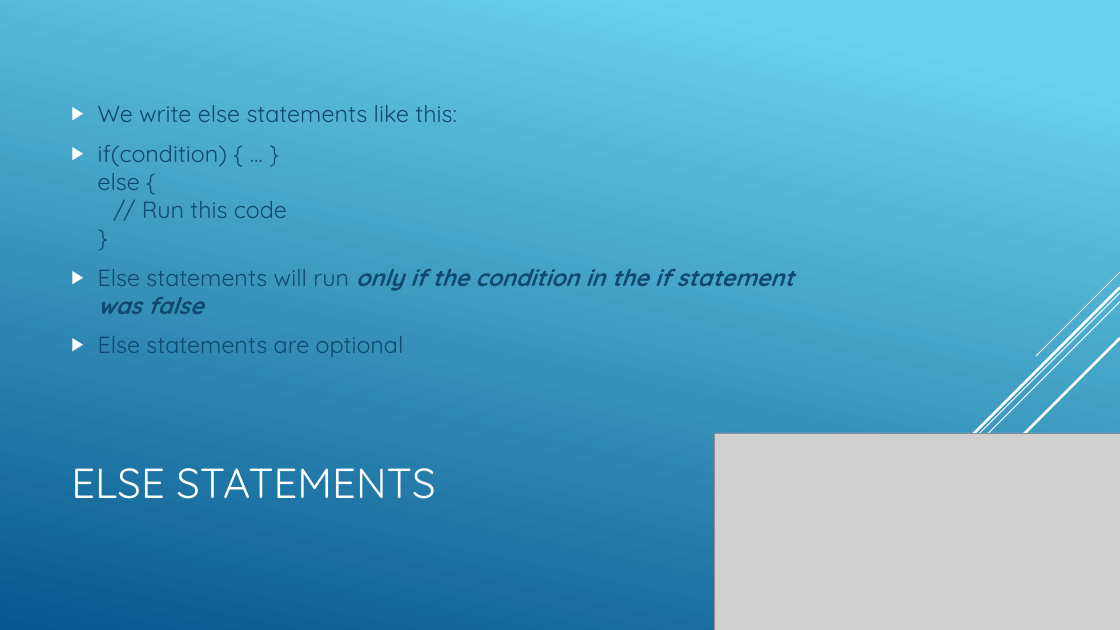
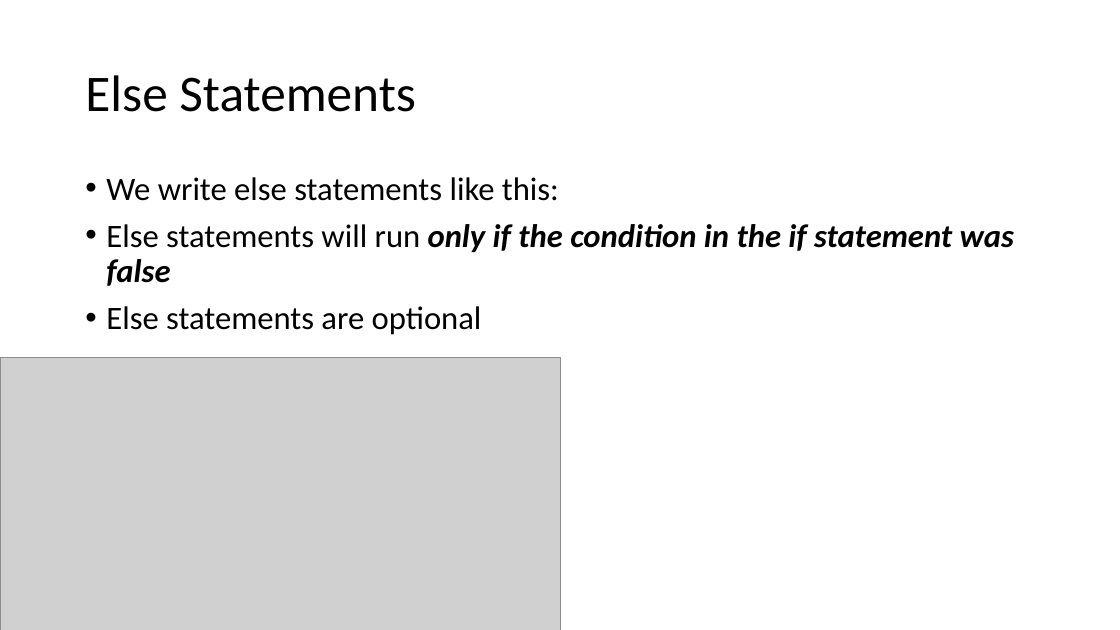
Before and after one commit to YWCANWIL-TechLab/module6-exercises-day1-YaminahAlanis, a slide deck: slide 10 of slides/Module 6 - Logic, Conditions, and Loops.pptx. Drawn at 1120x630 pixels with LibreOffice and Linux fonts; fonts in the diff are those of the drawing; grey boxes stand for pictures. Boxes give left, top, right and bottom in pixels: in the first picture for what was removed or moved away, otherwise in the second. Text is boxed around its words. In the diff, an @@ line names an element or a change of style, - is before the commit and + after.

```diff
--- a/slides/Module 6 - Logic, Conditions, and Loops.pptx
+++ b/slides/Module 6 - Logic, Conditions, and Loops.pptx
@@ background gradient #6ED2EB to #06588E to #FFFFFF @@
@@ title at (85,75,416,112): text changed; size 36 to 44 pt; font Quicksand to Calibri; text colour #FFFFFF to #000000 @@
-ELSE STATEMENTS
+Else Statements
@@ text at (98,145,287,218): paragraph removed @@
-▶ if(condition) { … }
-  else {
-  // Run this code
-  }
@@ text "We write else statements like ...": place and size @@
-text "We write else statements like ..." at (98,105,794,357)
+text "We write else statements like ..." at (106,177,1014,335)
@@ text "We write else statements like ..." at (106,177,1014,335): size 20 to 28 pt, font Quicksand to Calibri, text colour #0F496F to #000000; bullet ▶ to •; line spacing 1 to 0.9; vertical alignment middle to top @@
@@ picture: place and size @@
-picture at (715,434,1120,630)
+picture at (0,358,560,630)
@@ group removed at (846,272,1120,567): 5 lines @@
```
Also in this commit, not shown: 37 other slides changed, 6 other files.
